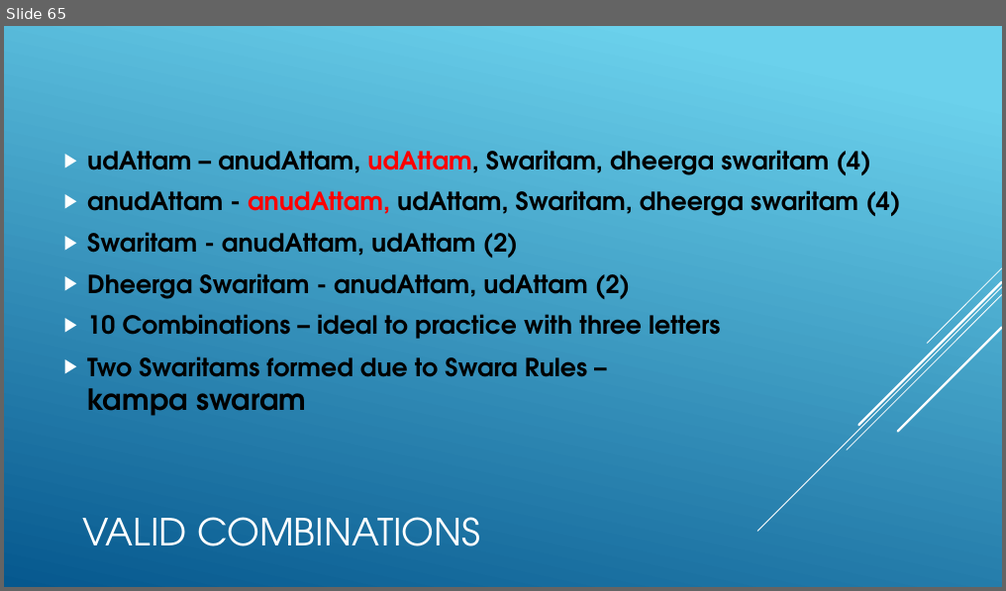
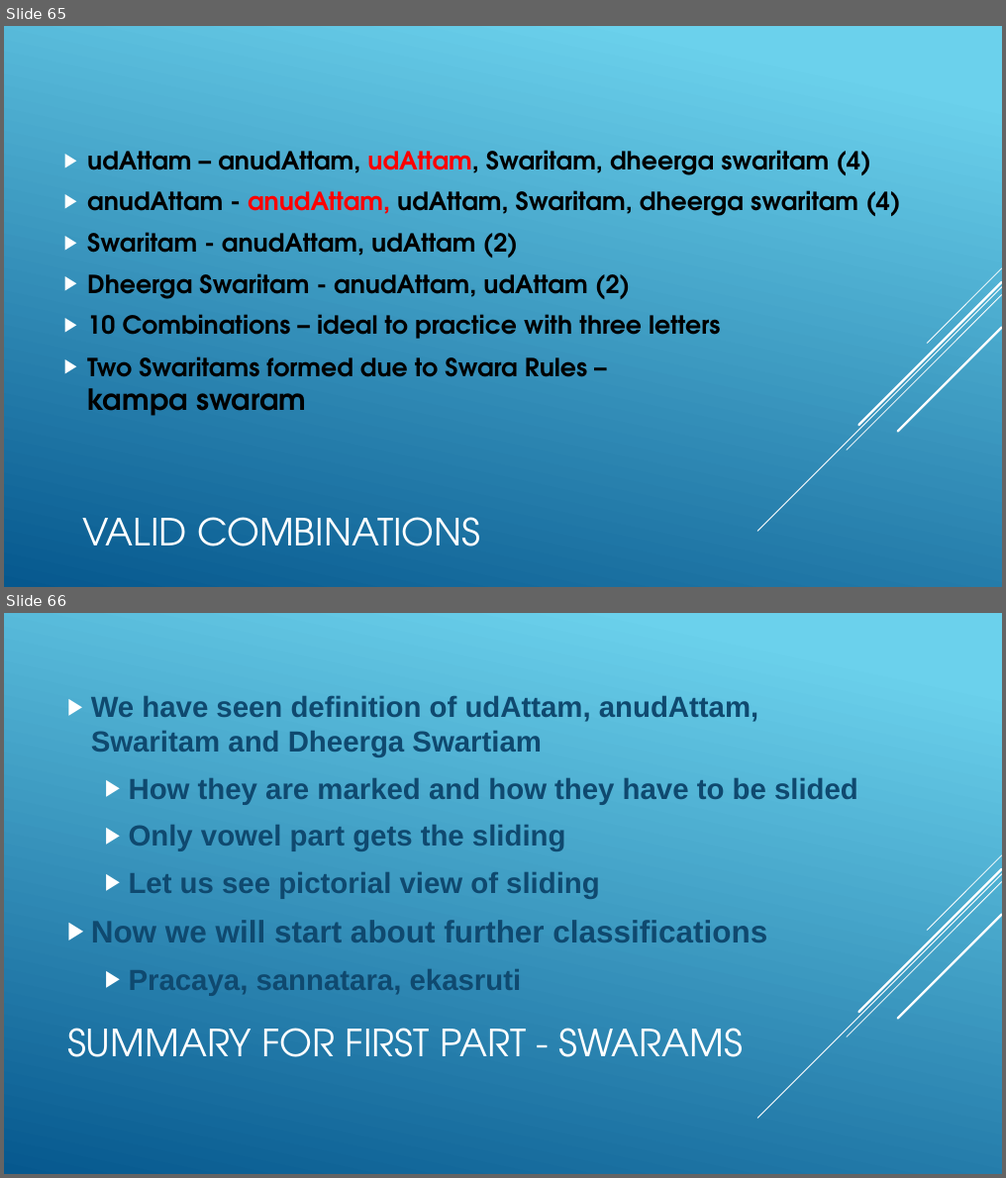
Before and after one commit to KYVeda/texts, a slide deck: Veda Lectures/Veda Basics.pptx. Shown one above the other, each under a label of ours: slide 65 before the commit, slides 65 and 66 after it. The pictures are 1006x591 and 1006x1178 pixels, drawn with LibreOffice and Linux fonts; fonts in the diff are those of the drawing. Boxes give left, top, right and bottom in pixels: in the first picture for what was removed or moved away, otherwise in the second. Text is boxed around its words. In the diff, an @@ line names an element or a change of style, - is before the commit and + after.

```diff
--- a/Veda Lectures/Veda Basics.pptx
+++ b/Veda Lectures/Veda Basics.pptx
@@ slide 66 added at (4,613,1002,1174), background gradient #6ED2EB to #06588E; not listed: 5 template elements that a slide beside it also shows @@
@@ text added at (91,696,858,996), 28 pt, text #0F496F, bold @@
+▶ We have seen definition of udAttam, anudAttam, Swaritam and Dheerga Swartiam
+  ▶ How they are marked and how they have to be slided
+  ▶ Only vowel part gets the sliding
+  ▶ Let us see pictorial view of sliding
+▶ Now we will start about further classifications
+  ▶ Pracaya, sannatara, ekasruti
@@ title added at (67,1028,744,1058), 36 pt, text #FFFFFF @@
+SUMMARY FOR FIRST PART - SWARAMS
```
Also in this commit, not shown: 1 other slide added, 2 other files.
